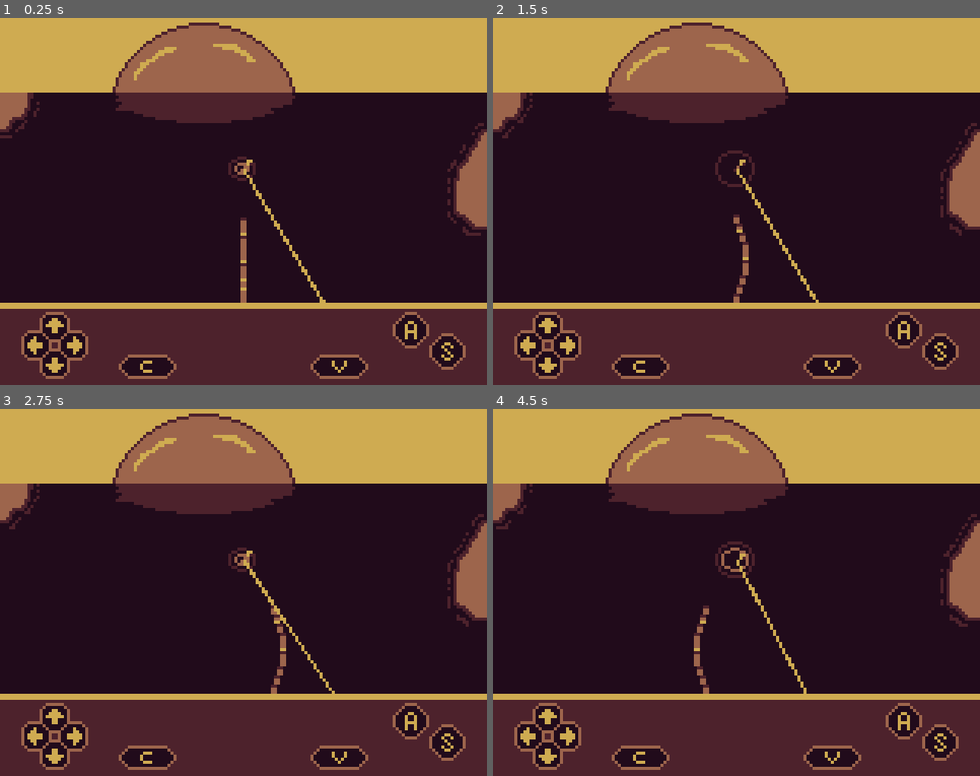
Above: before the commit, frames 1-4 (two rows, left to right).
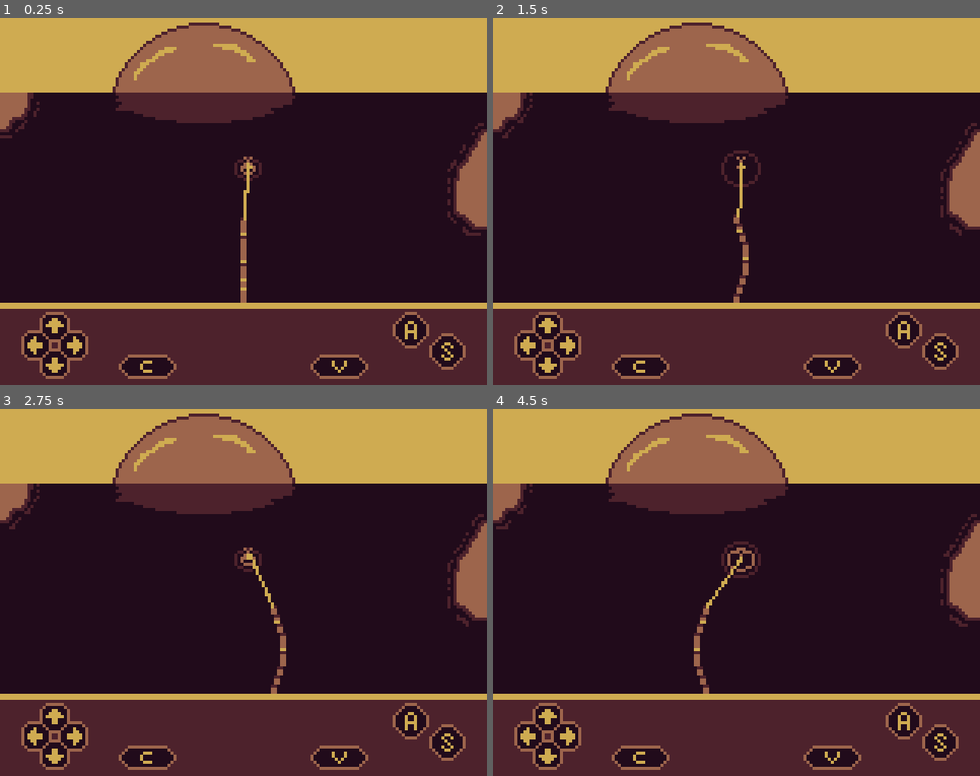
Above: after the commit, the same moments.

Repository: AparneetDey/luckyCatch
Game: Godot game, scene res://scenes/world/world.tscn
Two runs of this game, one before a commit and one after it. Both use one fixed random seed, a clock stepped at 60 frames per second and the inputs below.
Inputs:
- Up to frame 1 (0.25 s): no input
- Up to frame 2 (1.5 s): hold Right (right) 0.53-1.28 s; hold Left (left) from 1.28 s (still down)
- Up to frame 3 (2.75 s): release Left (left) at 2.03 s; hold Right (right) from 2.03 s (still down)
- Up to frame 4 (4.5 s): release Right (right) at 3.53 s; hold Left (left) from 3.53 s (still down)

The runs differ from the first frame. In frame 1, 0.6% of the frame differs, in the area x 46-67%, y 37-78%; in frame 2, 0.7%; in frame 3, 0.5%; in frame 4, 0.7%, in the area x 43-65%, y 36-78%.

Commit message:
Animate rod/bobber line anchor points
Adds explicit `LinePoint` anchors to the bobber setup and animates anchor positions in both rod and bobber scenes so the fishing line follows motion more naturally. `fishing.gd` now types Bobber explicitly and updates line endpoints using each anchor’s global position converted into `FishingLine` local space, fixing coordinate mismatch issues. Also adjusts bobber visual placement (sprite offset/scene position) and updates bobber art.

Diff:
--- a/scenes/fishingRod/bamboo_rod.tscn
+++ b/scenes/fishingRod/bamboo_rod.tscn
@@ -17,10 +17,22 @@
 "update": 1,
 "values": [0]
 }
+tracks/1/type = "value"
+tracks/1/imported = false
+tracks/1/enabled = true
+tracks/1/path = NodePath("LinePoint:position")
+tracks/1/interp = 1
+tracks/1/loop_wrap = true
+tracks/1/keys = {
+"times": PackedFloat32Array(0),
+"transitions": PackedFloat32Array(1),
+"update": 0,
+"values": [Vector2(0, -28)]
+}
 
 [sub_resource type="Animation" id="Animation_p8gq8"]
 resource_name = "idle"
-length = 0.39999999999999997
+length = 0.4
 loop_mode = 1
 step = 0.1
 tracks/0/type = "value"
@@ -34,6 +46,18 @@
 "transitions": PackedFloat32Array(1, 1),
 "update": 1,
 "values": [0, 1]
+}
+tracks/1/type = "value"
+tracks/1/imported = false
+tracks/1/enabled = true
+tracks/1/path = NodePath("LinePoint:position")
+tracks/1/interp = 1
+tracks/1/loop_wrap = true
+tracks/1/keys = {
+"times": PackedFloat32Array(0, 0.2),
+"transitions": PackedFloat32Array(1, 1),
+"update": 1,
+"values": [Vector2(0, -28), Vector2(0, -27)]
 }
 
 [sub_resource type="Animation" id="Animation_jwae8"]
@@ -53,6 +77,18 @@
 "update": 1,
 "values": [2]
 }
+tracks/1/type = "value"
+tracks/1/imported = false
+tracks/1/enabled = true
+tracks/1/path = NodePath("LinePoint:position")
+tracks/1/interp = 1
+tracks/1/loop_wrap = true
+tracks/1/keys = {
+"times": PackedFloat32Array(0),
+"transitions": PackedFloat32Array(1),
+"update": 0,
+"values": [Vector2(0, -28)]
+}
 
 [sub_resource type="Animation" id="Animation_6hg3s"]
 resource_name = "pull_right"
@@ -70,6 +106,18 @@
 "transitions": PackedFloat32Array(1),
 "update": 1,
 "values": [3]
+}
+tracks/1/type = "value"
+tracks/1/imported = false
+tracks/1/enabled = true
+tracks/1/path = NodePath("LinePoint:position")
+tracks/1/interp = 1
+tracks/1/loop_wrap = true
+tracks/1/keys = {
+"times": PackedFloat32Array(0),
+"transitions": PackedFloat32Array(1),
+"update": 0,
+"values": [Vector2(0, -28)]
 }
 
 [sub_resource type="AnimationLibrary" id="AnimationLibrary_43efo"]
--- /dev/null
+++ b/scenes/fishingRod/bobber.gd
@@ -0,0 +1,13 @@
+class_name Bobber
+extends Node2D
+
+@onready var line_point: Marker2D = $LinePoint
+
+# Called when the node enters the scene tree for the first time.
+func _ready() -> void:
+	pass # Replace with function body.
+
+
+# Called every frame. 'delta' is the elapsed time since the previous frame.
+func _process(_delta: float) -> void:
+	pass
--- a/scenes/fishingRod/bobber.tscn
+++ b/scenes/fishingRod/bobber.tscn
@@ -2,6 +2,7 @@
 
 [ext_resource type="Texture2D" uid="uid://dsdtwpanulsdd" path="res://assets/vfx/ripple-sprite.png" id="1_gimnf"]
 [ext_resource type="Texture2D" uid="uid://dlc176dtqq6xn" path="res://assets/fishingRod/bobber-sprite.png" id="1_kkebe"]
+[ext_resource type="Script" uid="uid://d142x3kl3fu7q" path="res://scenes/fishingRod/bobber.gd" id="1_tggis"]
 [ext_resource type="Texture2D" uid="uid://d35rr2uujg8rp" path="res://assets/vfx/splash-sprite.png" id="2_2fmbl"]
 
 [sub_resource type="Animation" id="Animation_gimnf"]
@@ -65,6 +66,18 @@
 "transitions": PackedFloat32Array(1),
 "update": 1,
 "values": [false]
+}
+tracks/5/type = "value"
+tracks/5/imported = false
+tracks/5/enabled = true
+tracks/5/path = NodePath("LinePoint:position")
+tracks/5/interp = 1
+tracks/5/loop_wrap = true
+tracks/5/keys = {
+"times": PackedFloat32Array(0),
+"transitions": PackedFloat32Array(1),
+"update": 0,
+"values": [Vector2(0, -3)]
 }
 
 [sub_resource type="Animation" id="Animation_tggis"]
@@ -118,6 +131,18 @@
 "transitions": PackedFloat32Array(1),
 "update": 1,
 "values": [true]
+}
+tracks/4/type = "value"
+tracks/4/imported = false
+tracks/4/enabled = true
+tracks/4/path = NodePath("LinePoint:position")
+tracks/4/interp = 1
+tracks/4/loop_wrap = true
+tracks/4/keys = {
+"times": PackedFloat32Array(0, 0.19999999),
+"transitions": PackedFloat32Array(1, 1),
+"update": 1,
+"values": [Vector2(0, -4), Vector2(0, 0)]
 }
 
 [sub_resource type="Animation" id="Animation_2fmbl"]
@@ -173,6 +198,18 @@
 "update": 1,
 "values": [true]
 }
+tracks/4/type = "value"
+tracks/4/imported = false
+tracks/4/enabled = true
+tracks/4/path = NodePath("LinePoint:position")
+tracks/4/interp = 1
+tracks/4/loop_wrap = true
+tracks/4/keys = {
+"times": PackedFloat32Array(0, 0.2, 0.4, 0.6),
+"transitions": PackedFloat32Array(1, 1, 1, 1),
+"update": 1,
+"values": [Vector2(0, -3), Vector2(0, -2), Vector2(0, -1), Vector2(0, -2)]
+}
 
 [sub_resource type="AnimationLibrary" id="AnimationLibrary_tggis"]
 _data = {
@@ -182,6 +219,7 @@
 }
 
 [node name="Bobber" type="Node2D" unique_id=374119411]
+script = ExtResource("1_tggis")
 
 [node name="RippleSprite" type="Sprite2D" parent="." unique_id=1451355914]
 visible = false
@@ -200,9 +238,13 @@
 [node name="BobberSprite" type="Sprite2D" parent="." unique_id=2053975592]
 texture = ExtResource("1_kkebe")
 centered = false
-offset = Vector2(-8, -8)
+offset = Vector2(-8, -16)
 hframes = 6
 
 [node name="AnimationPlayer" type="AnimationPlayer" parent="." unique_id=308328116]
 libraries/ = SubResource("AnimationLibrary_tggis")
 autoplay = &"idle"
+
+[node name="LinePoint" type="Marker2D" parent="." unique_id=724454121]
+position = Vector2(0, -3)
+gizmo_extents = 0.0
--- a/scenes/fishingRod/fishing.gd
+++ b/scenes/fishingRod/fishing.gd
@@ -2,7 +2,7 @@
 extends Node2D
 
 @onready var bamboo_rod: BambooRod = %BambooRod
-@onready var bobber: Node2D = %Bobber
+@onready var bobber: Bobber = %Bobber
 @onready var fishing_line: Line2D = %FishingLine
 
 # Called when the node enters the scene tree for the first time.
@@ -14,5 +14,7 @@
 	handleFishingLine()
 
 func handleFishingLine() -> void:
-	fishing_line.set_point_position(0, bamboo_rod.line_point.global_position)
-	fishing_line.set_point_position(1, bobber.position)
+	var rod_point := fishing_line.to_local(bamboo_rod.line_point.global_position)
+	var bobber_point := fishing_line.to_local(bobber.line_point.global_position)
+	fishing_line.set_point_position(0, rod_point)
+	fishing_line.set_point_position(1, bobber_point)
--- a/scenes/fishingRod/fishing.tscn
+++ b/scenes/fishingRod/fishing.tscn
@@ -13,7 +13,7 @@
 
 [node name="Bobber" parent="." unique_id=374119411 instance=ExtResource("2_gbvil")]
 unique_name_in_owner = true
-position = Vector2(0, -45)
+position = Vector2(2, -45)
 
 [node name="FishingLine" type="Line2D" parent="." unique_id=1761840477]
 unique_name_in_owner = true
Binary file changed: assets/fishingRod/bobber-sprite.png
Not shown, added: scenes/fishingRod/bobber.gd.uid
